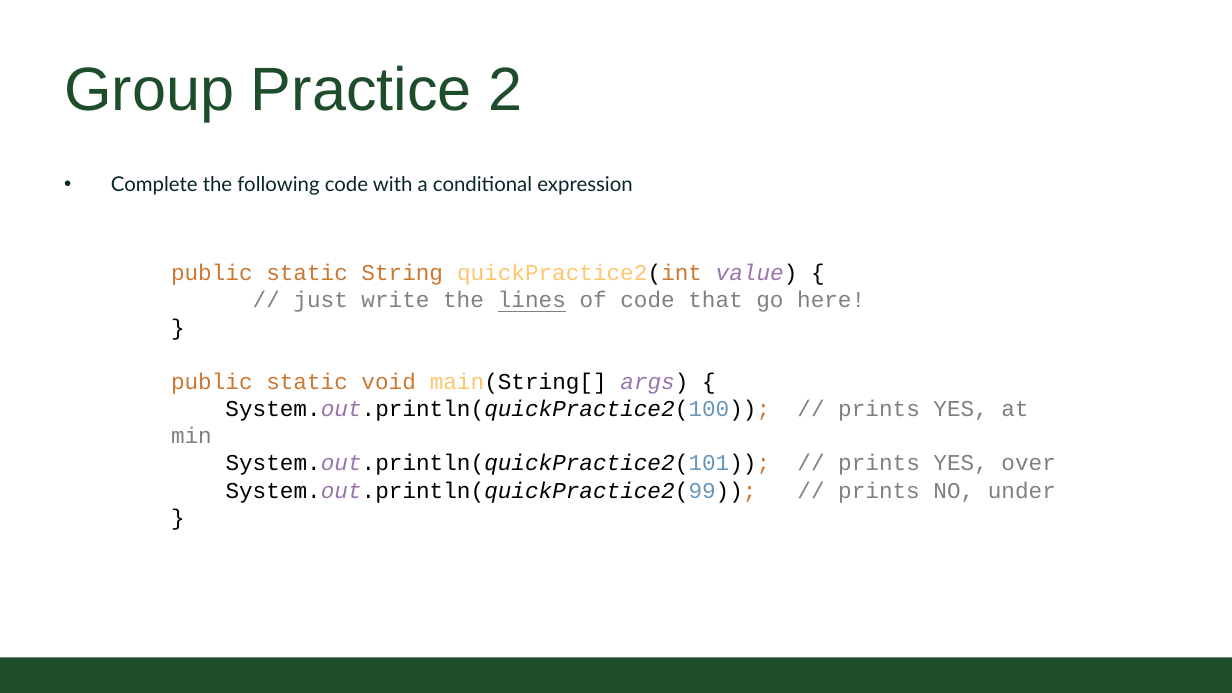
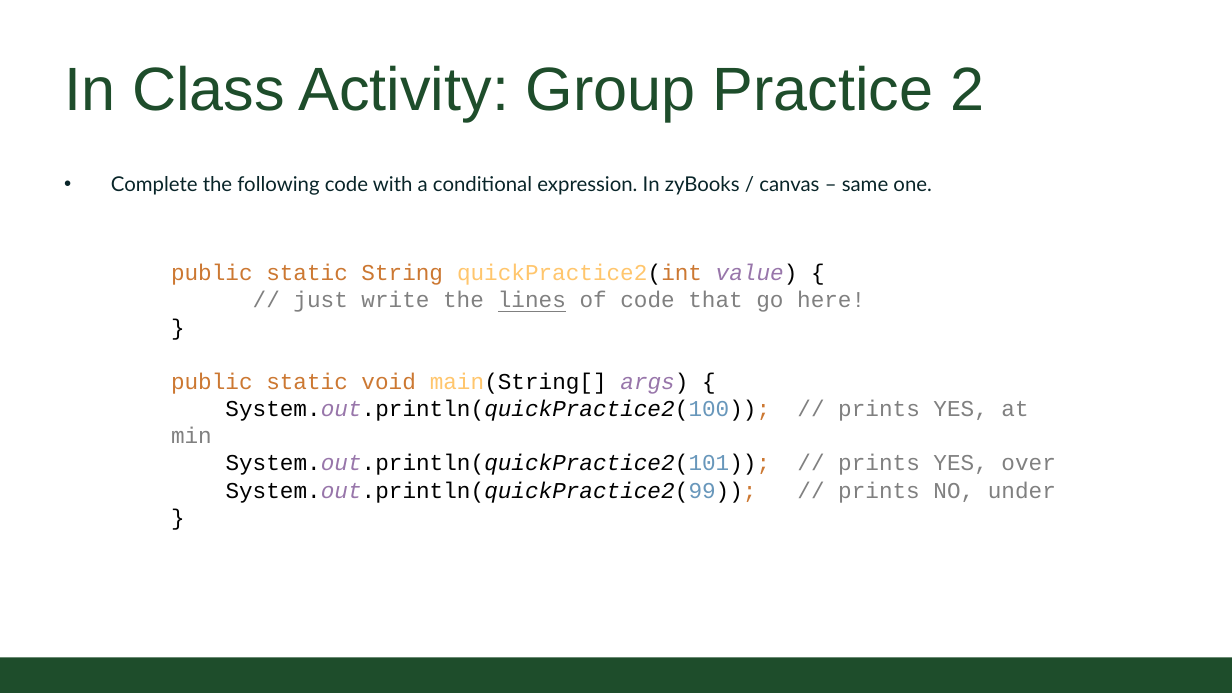
Before and after one commit to CSU-CompSci-CS163-4/Handouts, a slide deck: slide 8 of slides/On-Campus/03_01_Branching.pptx. Drawn at 1232x693 pixels with LibreOffice and Linux fonts; fonts in the diff are those of the drawing; background and template pictures are left out. Boxes give left, top, right and bottom in pixels: in the first picture for what was removed or moved away, otherwise in the second. Text is boxed around its words. In the diff, an @@ line names an element or a change of style, - is before the commit and + after.

```diff
--- a/slides/On-Campus/03_01_Branching.pptx
+++ b/slides/On-Campus/03_01_Branching.pptx
@@ title at [64, 65, 984, 121]: text changed @@
-Group Practice 2
+In Class Activity: Group Practice 2
@@ text at [111, 176, 932, 195]: text changed @@
-• Complete the following code with a conditional expression
+• Complete the following code with a conditional expression. In zyBooks / canvas – same one.
```
Also in this commit, not shown: 5 other slides changed, 1 slide added, 1 slide removed.
